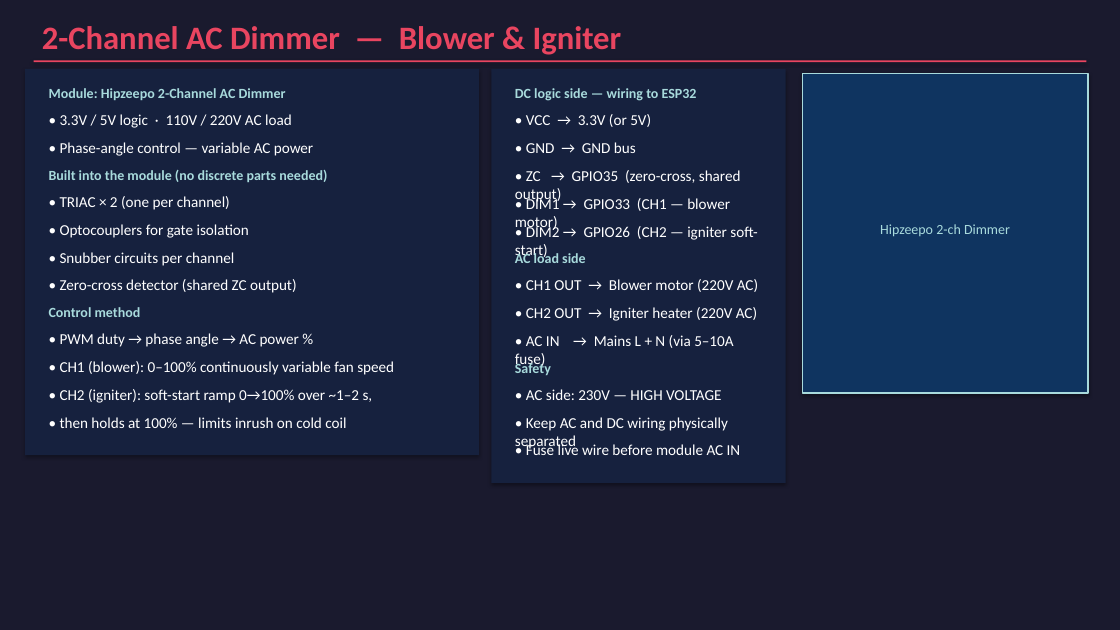
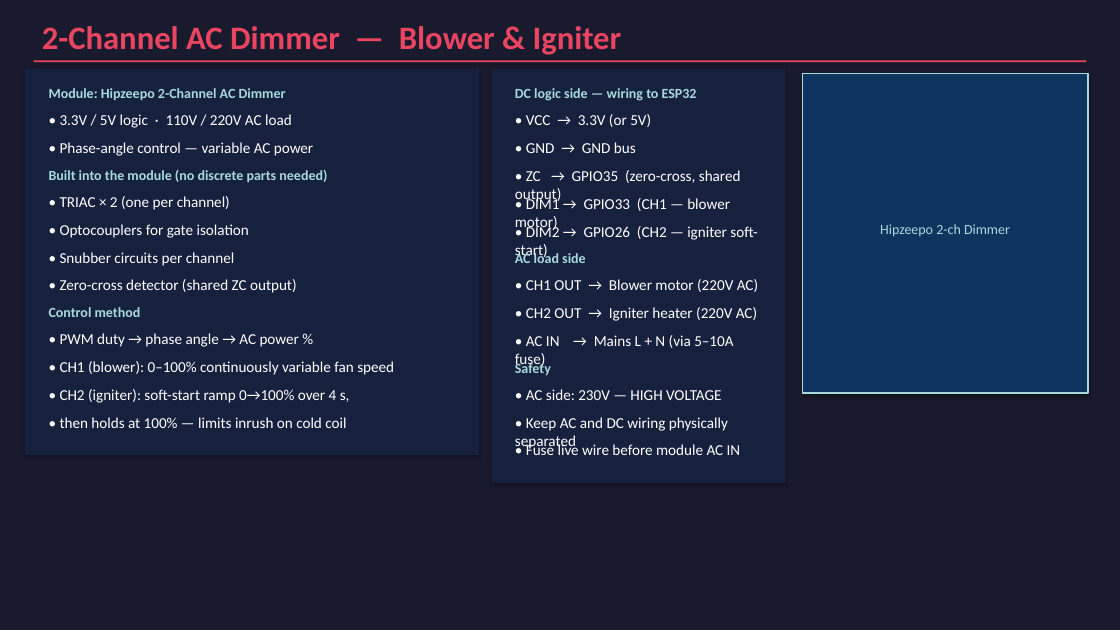
Before and after one commit to Tinklefinger/pellet-burner, a slide deck: slide 7 of docs/Pellet_Burner_Components.pptx. Drawn at 1120x630 pixels with LibreOffice and Linux fonts; fonts in the diff are those of the drawing. Boxes give left, top, right and bottom in pixels: in the first picture for what was removed or moved away, otherwise in the second. Text is boxed around its words. In the diff, an @@ line names an element or a change of style, - is before the commit and + after.

```diff
--- a/docs/Pellet_Burner_Components.pptx
+++ b/docs/Pellet_Burner_Components.pptx
@@ text at box(60, 389, 350, 403): text changed @@
-• CH2 (igniter): soft-start ramp 0→100% over ~1–2 s,
+• CH2 (igniter): soft-start ramp 0→100% over 4 s,
```
Also in this commit, not shown: 4 other files.
